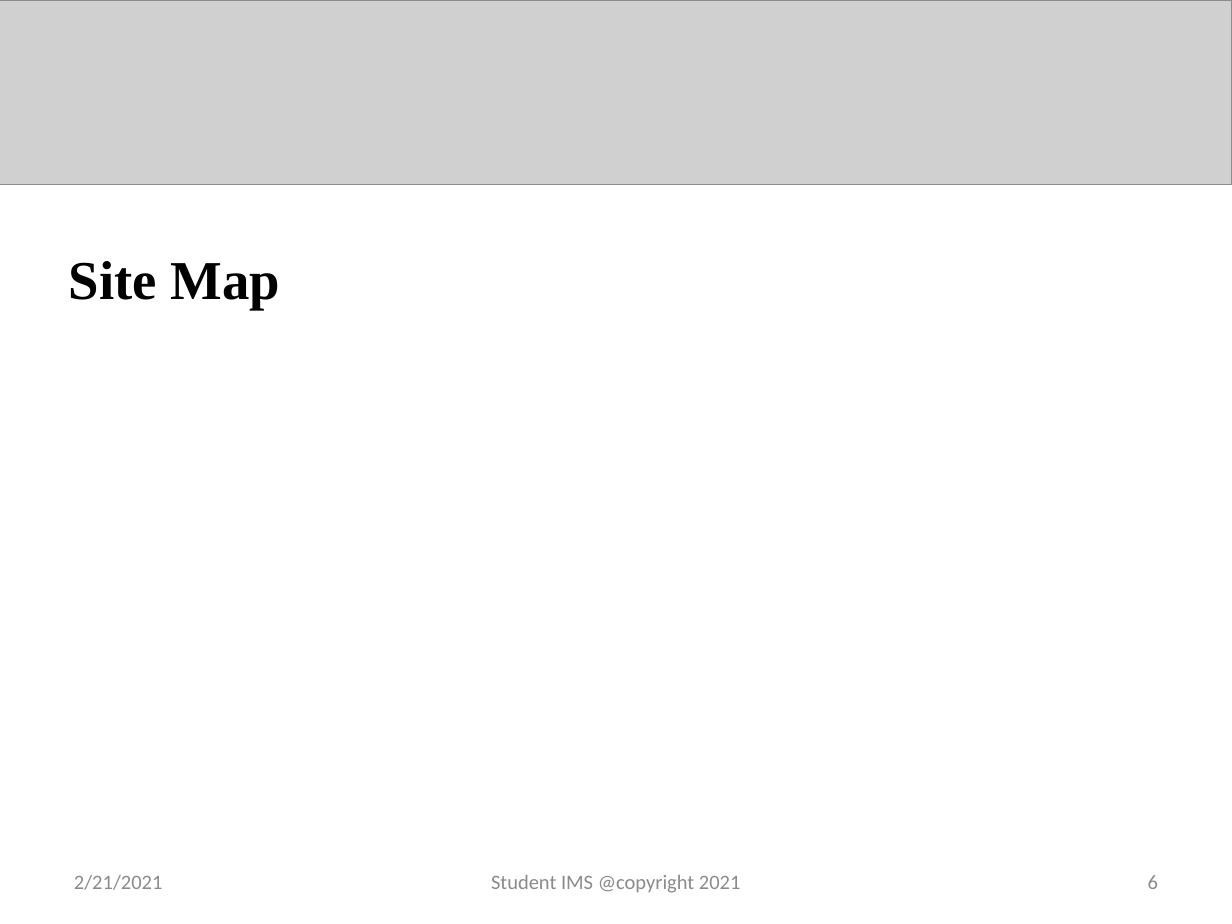
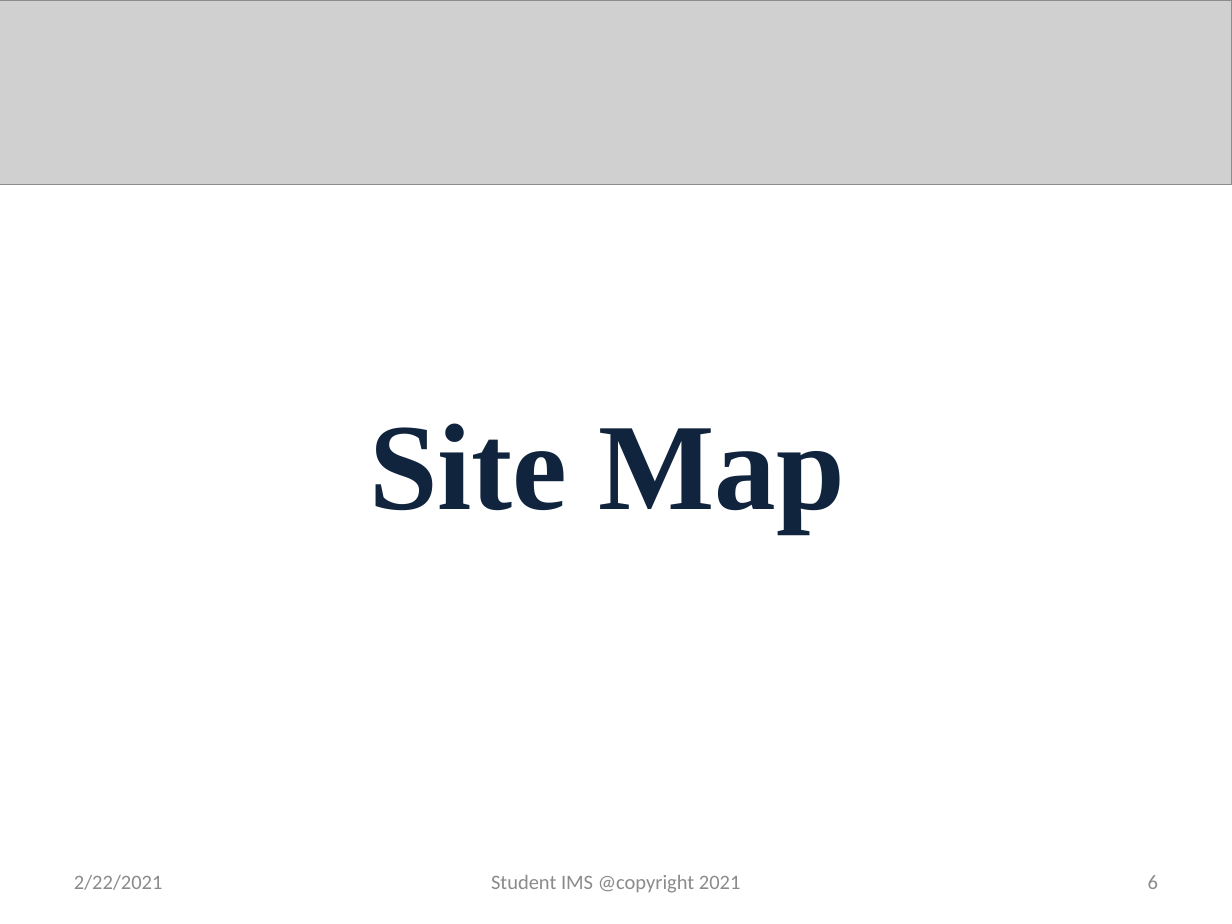
Before and after one commit to github-rinzin/documentation, a slide deck: slide 6 of fifth_review.pptx. Drawn at 1232x924 pixels with LibreOffice and Linux fonts; fonts in the diff are those of the drawing; grey boxes stand for pictures. Boxes give left, top, right and bottom in pixels: in the first picture for what was removed or moved away, otherwise in the second. Text is boxed around its words. In the diff, an @@ line names an element or a change of style, - is before the commit and + after.

Commit message:
site map added

```diff
--- a/fifth_review.pptx
+++ b/fifth_review.pptx
@@ text "Site Map": place and size @@
-text "Site Map" at <box>69,261,281,309</box>
+text "Site Map" at <box>369,423,844,531</box>
@@ text "Site Map" at <box>369,423,844,531</box>: size 32 to 72 pt, text colour #000000 to #0F243E; vertical alignment middle to top @@
@@ text at <box>74,875,163,890</box>: text changed @@
-2/21/2021
+2/22/2021
```
Also in this commit, not shown: 5 other slides changed, 1 slide added.
